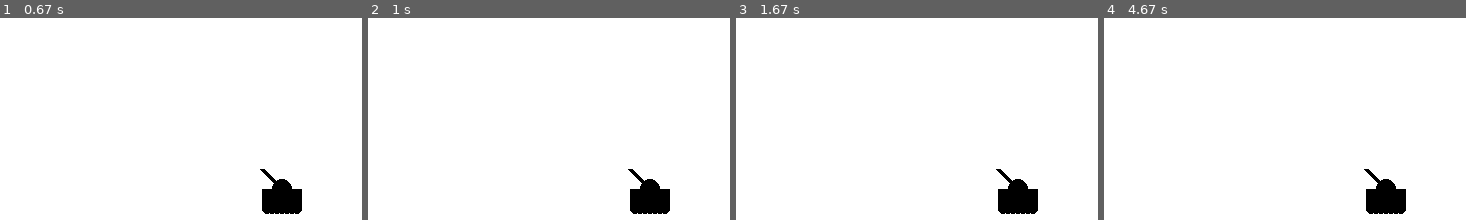
Above: before the commit, frames 1-4 (left to right).
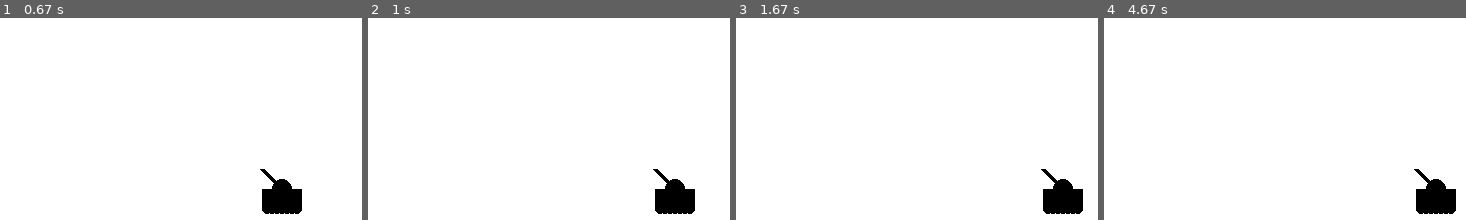
Above: after the commit, the same moments.

Repository: NikhilHeda/PyGame---Practice
Game: pygame game, started from code.py
Same seed, same stepped clock (60 frames per second), same inputs: the game is played once before the commit and once after it.
Inputs (mouse positions are % of the whole screen's width and height, from its top left):
- Up to frame 1 (0.67 s): tap C at 0.33 s
- Up to frame 2 (1 s): hold Right from 0.67 s (still down); move the mouse to (45, 43) at 0.7 s
- Up to frame 3 (1.67 s): release Right at 1.13 s; hold Right from 1.5 s (still down)
- Up to frame 4 (4.67 s): release Right at 1.97 s; hold Left 2-2.53 s; hold Down 2.57-2.87 s; hold Left 2.9-3.3 s; hold Right 3.73-4.37 s
The pictures show only the part of the screen within x 50-100%, y 50-100%; the shares and areas given below are measured in that part.

Frame 1 is identical in both runs. In frame 2, 2.3% of the frame differs, in the area x 71-91%, y 74-98%; in frame 3, 3.3%, in the area x 71-96%, y 74-98%; in frame 4, 3.3%.

Commit message:
added tank movement functionality

Diff:
--- a/code.py
+++ b/code.py
@@ -32,9 +32,6 @@
 clock = pygame.time.Clock()
 
 FPS = 15
-
-mainTankX = display_width * 0.9
-mainTankY = display_height * 0.9
 
 tankWidth = 40
 tankHeight = 20
@@ -172,14 +169,19 @@
 
 	pygame.draw.line(gameDisplay, black, (x, y), (x - 20, y - 20), turretWidth)
 
-	startX = 15
+	startX = int(tankWidth / 2) - wheelWidth
 	for _ in range(7):
-		pygame.draw.circle(gameDisplay, black, (x - startX, y + 20), wheelWidth)
-		startX -= 5
+		pygame.draw.circle(gameDisplay, black, (x - startX, y + tankHeight), wheelWidth)
+		startX -= wheelWidth
 
 def gameLoop():
 	gameExit = False
 	gameOver = False
+
+	mainTankX = display_width * 0.9
+	mainTankY = display_height * 0.9
+
+	tankMove = 0
 
 	while not gameExit:
 
@@ -203,11 +205,12 @@
 		for event in pygame.event.get():
 			if event.type == pygame.QUIT:
 				gameExit = True
+
 			if event.type == pygame.KEYDOWN:
 				if event.key == pygame.K_LEFT:
-					pass
+					tankMove = -5
 				elif event.key == pygame.K_RIGHT:
-					pass
+					tankMove = 5
 				elif event.key == pygame.K_UP:
 					pass
 				elif event.key == pygame.K_DOWN:
@@ -215,8 +218,14 @@
 				elif event.key == pygame.K_p:
 					pause()
 
+			if event.type == pygame.KEYUP:
+				if event.key == pygame.K_LEFT:
+					tankMove = 0
+				elif event.key == pygame.K_RIGHT:
+					tankMove = 0
+
 		gameDisplay.fill(white)
-
+		mainTankX += tankMove
 		tank(mainTankX, mainTankY)
 
 		pygame.display.update()
